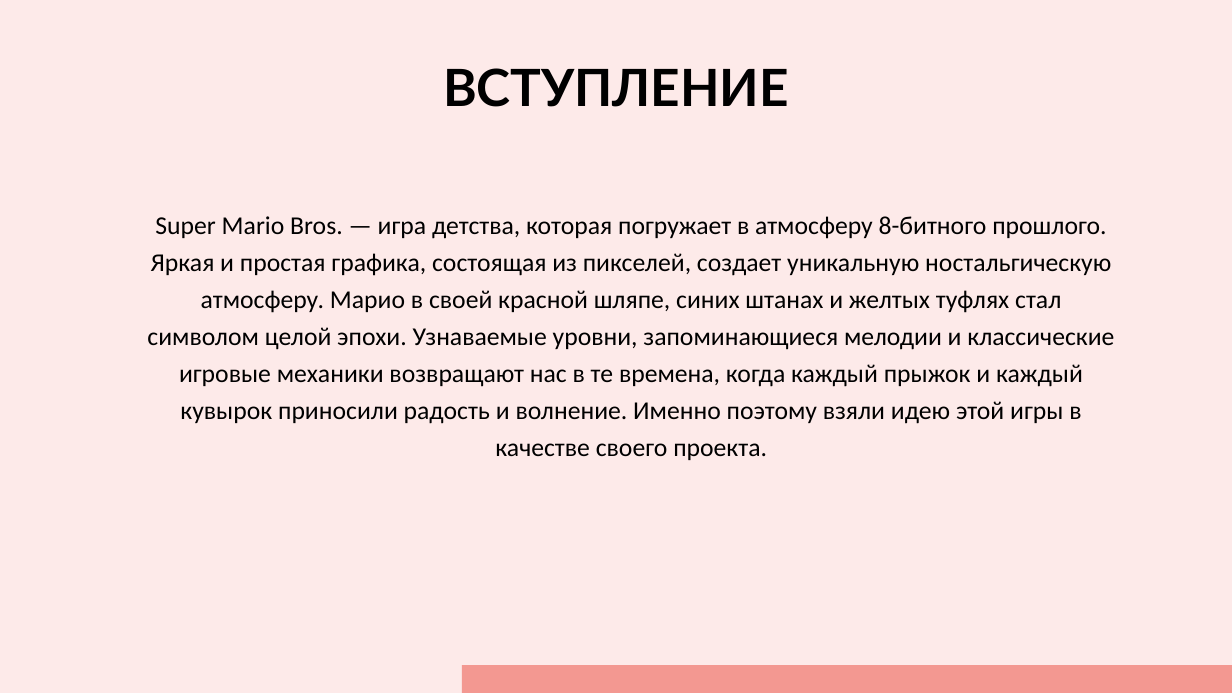
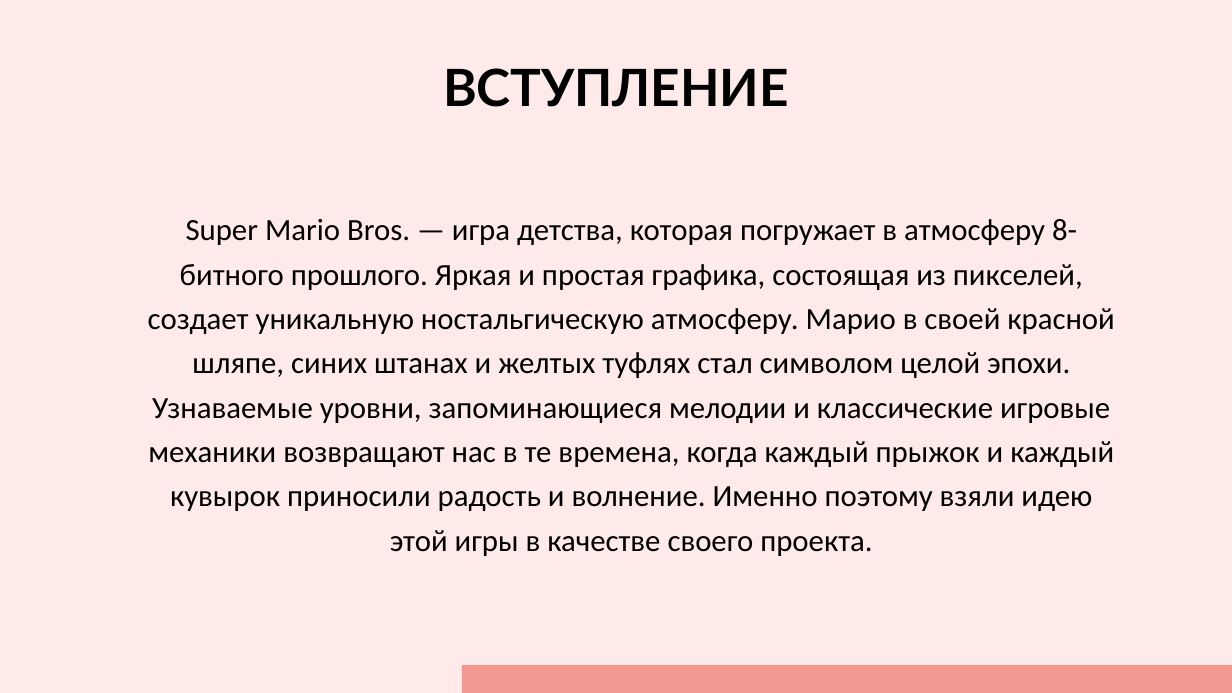
Before and after one commit to gwadsfwascawfwga/Mario-Parkour, a slide deck: slide 3 of Игра «марио паркур».pptx. Drawn at 1232x693 pixels with LibreOffice and Linux fonts; fonts in the diff are those of the drawing. Boxes give left, top, right and bottom in pixels: in the first picture for what was removed or moved away, otherwise in the second. Text is boxed around its words. In the diff, an @@ line names an element or a change of style, - is before the commit and + after.

```diff
--- a/Игра «марио паркур».pptx
+++ b/Игра «марио паркур».pptx
@@ text "Super Mario Bros. — игра ..." at <box>148,219,1115,511</box>: size 20 to 24 pt @@
```
Also in this commit, not shown: 4 other slides changed, 1 slide added.
